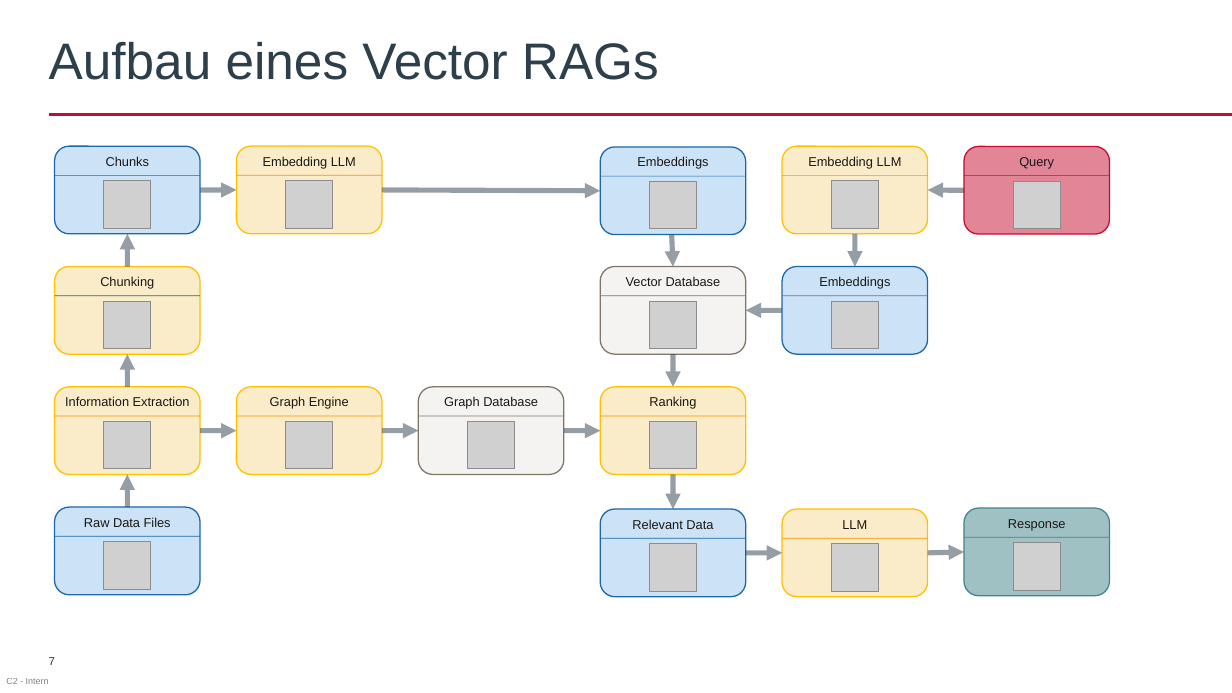
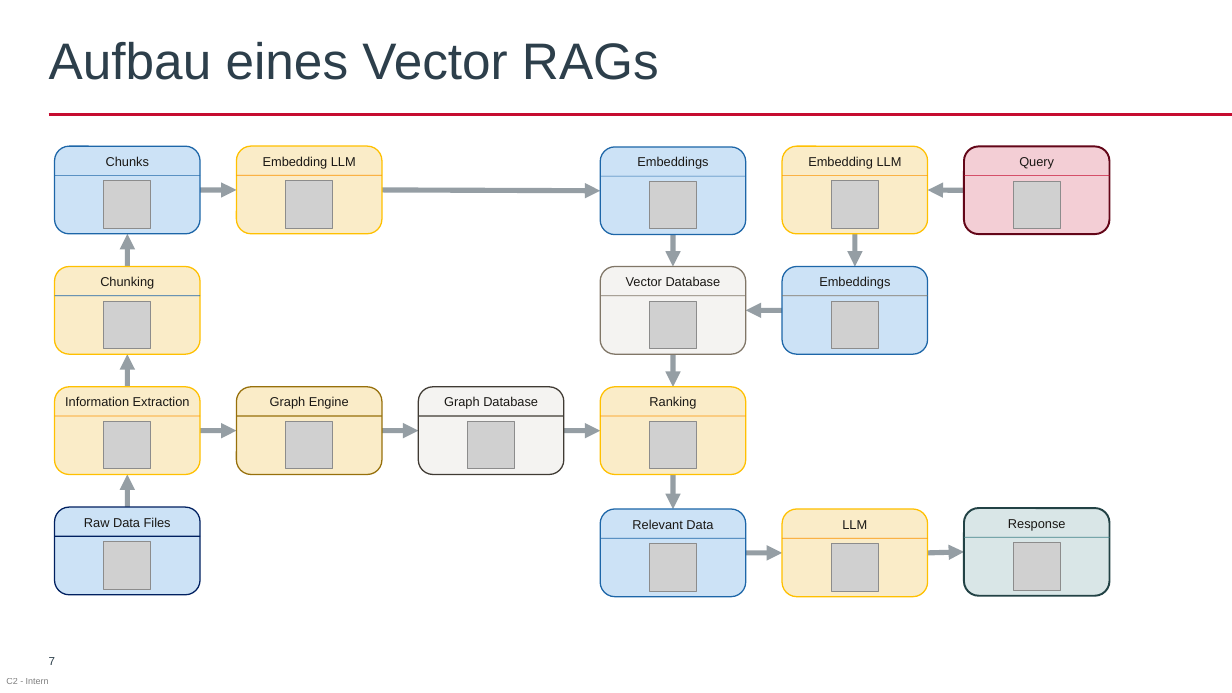
Before and after one commit to AkrosAG/RAG-Workshop, a slide deck: slide 7 of RAG_Workshop.pptx. Drawn at 1232x693 pixels with LibreOffice and Linux fonts; fonts in the diff are those of the drawing; grey boxes stand for pictures; background and template pictures are left out. Boxes give left, top, right and bottom in pixels: in the first picture for what was removed or moved away, otherwise in the second. Text is boxed around its words. In the diff, an @@ line names an element or a change of style, - is before the commit and + after.

```diff
--- a/RAG_Workshop.pptx
+++ b/RAG_Workshop.pptx
@@ rounded rectangle "Query" at box(964, 147, 1109, 235): fill #C60C30 at 50% opacity to #C60C30 at 20% opacity; outline #C60C30 1 pt to #630618 1.5 pt @@
@@ rounded rectangle "Graph Engine" at box(237, 387, 382, 475): outline #FFC000 1 pt to #97710B 1 pt @@
@@ rounded rectangle "Graph Database" at box(419, 387, 564, 475): outline #807667 1 pt to #403B34 1 pt @@
@@ line (237, 416) - (382, 416): stroke #FA9400 0.5 pt to #97710B 1 pt @@
@@ line (419, 416) - (564, 416): stroke #807667 0.5 pt to #403B34 1 pt @@
@@ rounded rectangle "Raw Data Files" at box(55, 507, 200, 595): outline #1D66A8 1 pt to #002060 1 pt @@
@@ rounded rectangle "Response" at box(964, 508, 1109, 596): fill #43858A at 50% opacity to #43858A at 20% opacity; outline #43858A 1 pt to #224245 1.5 pt @@
@@ line (55, 536) - (201, 536): stroke #1D66A8 0.5 pt to #002060 1 pt @@
```
Also in this commit, not shown: 10 other slides changed.
